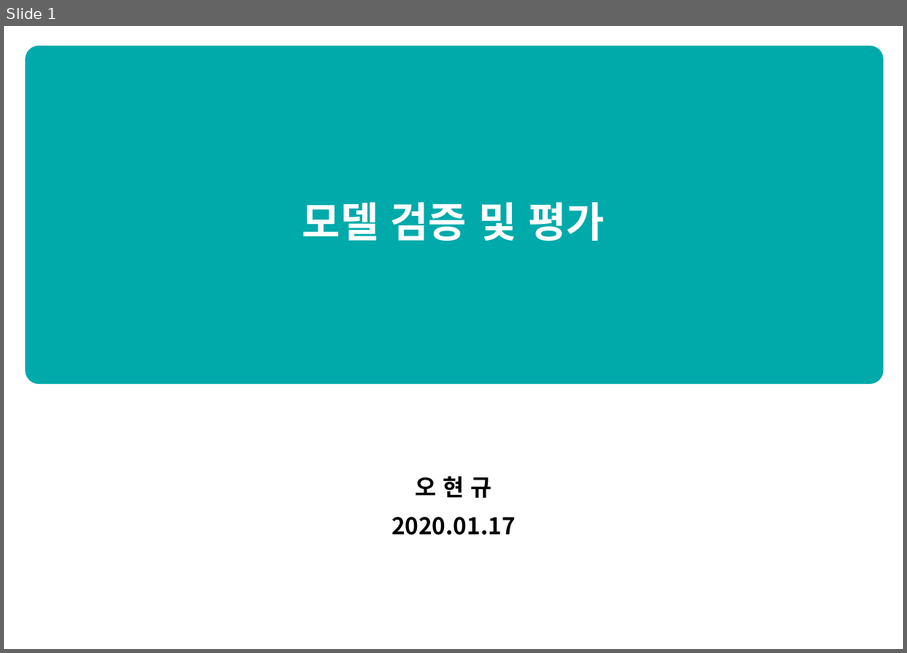
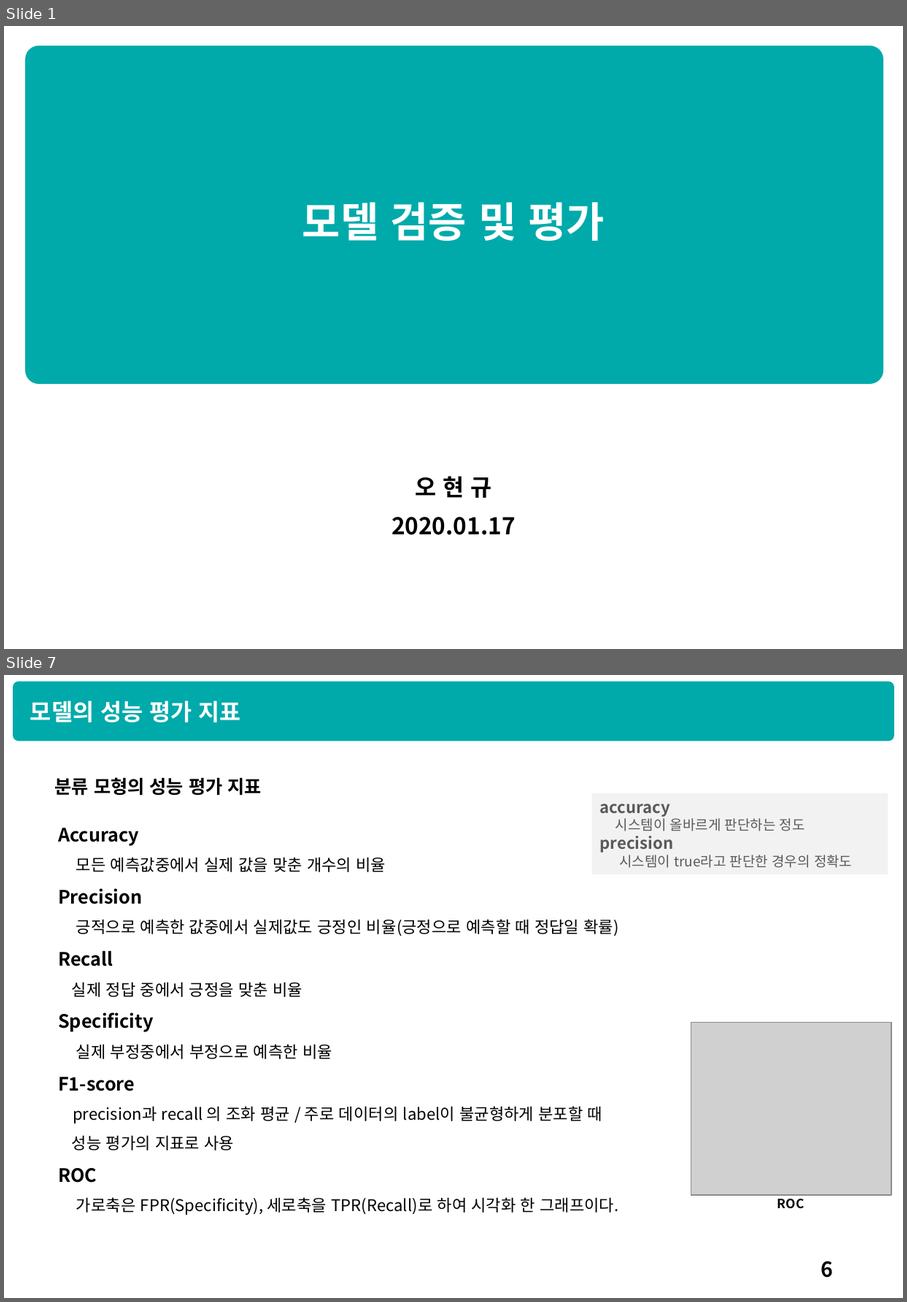
Before and after one commit to HyunQQ/analysis, a slide deck: 모델검증_평가_정리.pptx. Shown one above the other, each under a label of ours: slide 1 before the commit, slides 1 and 7 after it; the slides between them are not shown. The pictures are 907x653 and 907x1302 pixels, drawn with LibreOffice and Linux fonts; fonts in the diff are those of the drawing; grey boxes stand for pictures. Boxes give left, top, right and bottom in pixels: in the first picture for what was removed or moved away, otherwise in the second. Text is boxed around its words. In the diff, an @@ line names an element or a change of style, - is before the commit and + after.

```diff
--- a/모델검증_평가_정리.pptx
+++ b/모델검증_평가_정리.pptx
@@ slide 7 added at (4, 675, 903, 1298), background #FFFFFF @@
@@ rounded rectangle added at (13, 682, 895, 741), fill #00AAAA @@
@@ text added at (30, 701, 241, 722), 20 pt, text #FFFFFF, bold @@
+모델의 성능 평가 지표
@@ text added at (55, 777, 262, 795), 16 pt, text #000000, bold @@
+분류 모형의 성능 평가 지표
@@ rectangle added at (592, 793, 889, 874), fill #F2F2F2, 12 pt, text #595959 @@
+accuracy
+시스템이 올바르게 판단하는 정도
+precision
+시스템이 true라고 판단한 경우의 정확도
@@ text added at (58, 828, 620, 1214), 14 pt, text #000000 @@
+Accuracy
+모든 예측값중에서 실제 값을 맞춘 개수의 비율
+Precision
+긍적으로 예측한 값중에서 실제값도 긍정인 비율(긍정으로 예측할 때 정답일 확률)
+Recall
+실제 정답 중에서 긍정을 맞춘 비율
+Specificity
+실제 부정중에서 부정으로 예측한 비율
+F1-score
+precision과 recall 의 조화 평균 / 주로 데이터의 label이 불균형하게 분포할 때
+성능 평가의 지표로 사용
+ROC
+가로축은 FPR(Specificity), 세로축을 TPR(Recall)로 하여 시각화 한 그래프이다.
@@ picture added at (692, 1022, 892, 1195) @@
@@ text added at (778, 1195, 805, 1209), 11 pt, text #000000, bold @@
+ROC
@@ page number added at (821, 1260, 833, 1277), 18 pt, text #000000 @@
+6
```
Also in this commit, not shown: 1 slide changed, 8 other slides added, 1 slide removed.
